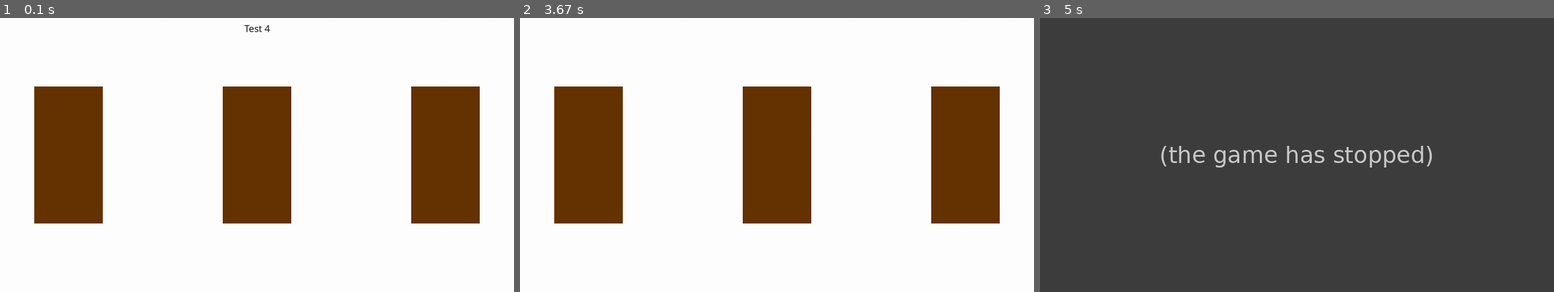
Above: before the commit, frames 1-3 (left to right).
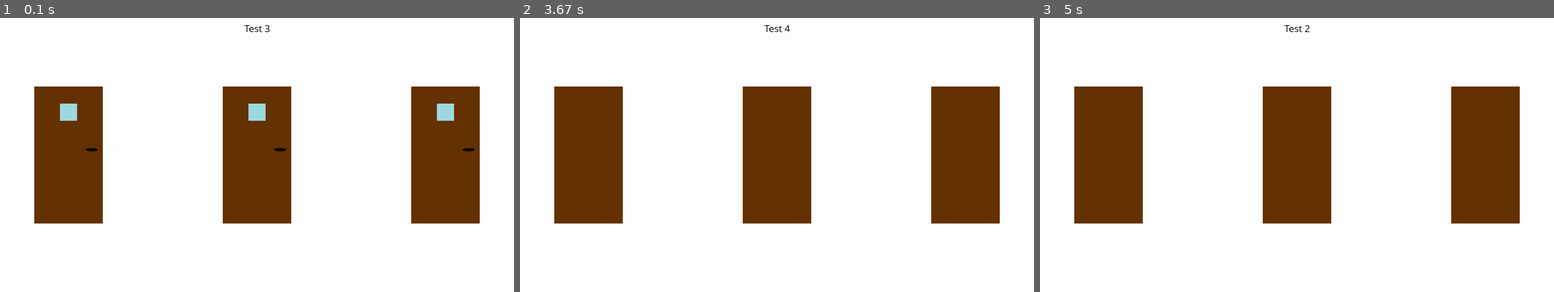
Above: after the commit, the same moments.

Repository: Maxx0758/Coding_everyday
Game: pygame game, started from The_Doors - Max.py
Two runs of this game, one before a commit and one after it. Both use one fixed random seed, a clock stepped at 60 frames per second and the inputs below.
Inputs (mouse positions are in pixels of both pictures, inside the frame that each line leads up to):
- Up to frame 1 (0.1 s): no input
- Up to frame 2 (3.67 s): click (936, 149) at 3.45 s
- Up to frame 3 (5 s): click (1127, 182) at 3.92 s; move the mouse to (1476, 207) at 4.23 s; click (1476, 207) at 4.52 s; move the mouse to (1317, 144) at 4.93 s

The runs differ from the first frame. In frame 1, 0.7% of the frame differs, in the area x 11-93%, y 2-49%; in frame 2, less than 0.1%; in frame 3, 100%, in the area x 0-100%, y 0-100%.
Before the commit the program exited at 4.6 s; later frames show no game.

Commit message:
Made door window and handle on the first round

Diff:
--- a/The_Doors - Max.py
+++ b/The_Doors - Max.py
@@ -6,14 +6,20 @@
 
 #Sizes of the different things
 (width, height) = (1500, 800)
-doorWidth = 200
-doorHeight = 400
+(doorWidth, doorHeight) = (200, 400)
 door1 = (100, 200)
 door2 = ((width / 2) - (doorWidth / 2), 200)
 door3 = (1200, 200)
+(doorHandleHeight, doorHandleWidth) = (9, 35)
+(doorWindowHeight, doorWindowWidth) = (50, 50)
 running = True
 Round = 1
 brown = (102, 51, 0)
+black = (0, 0, 0)
+windowColor = (158, 219, 224)
+#Questions and answers
+questions = ["Test 1", "Test 2", "Test 3", "Test 4"]
+
 
 window = pygame.display.set_mode((width,height))
 pygame.display.set_caption("The doors")
@@ -23,28 +29,59 @@
     drawRound1()
 def drawRound1():
     window.fill((255, 255, 255))
+    #Door 1
     pygame.draw.rect(window, brown, pygame.Rect((door1[0], door1[1]), (doorWidth, doorHeight)))
+    pygame.draw.ellipse(window, black, pygame.Rect(((door1[0] + doorWidth) - doorHandleWidth - 15, ((door1[1]) + (doorHeight / 2)) - 20), (doorHandleWidth, doorHandleHeight)))
+    pygame.draw.rect(window, windowColor, pygame.Rect((door1[0] + (doorWidth / 2) - (doorWindowWidth / 2), door1[1] + doorWindowHeight), (doorWindowWidth, doorWindowHeight)))
+    #Door 2
     pygame.draw.rect(window, brown, pygame.Rect((door2[0], door2[1]), (doorWidth, doorHeight)))
+    pygame.draw.ellipse(window, black, pygame.Rect(((door2[0] + doorWidth) - doorHandleWidth - 15, ((door2[1]) + (doorHeight / 2)) - 20), (doorHandleWidth, doorHandleHeight)))
+    pygame.draw.rect(window, windowColor, pygame.Rect((door2[0] + (doorWidth / 2) - (doorWindowWidth / 2), door2[1] + doorWindowHeight), (doorWindowWidth, doorWindowHeight)))
+    #Door 3
     pygame.draw.rect(window, brown, pygame.Rect((door3[0], door3[1]), (doorWidth, doorHeight)))
+    pygame.draw.ellipse(window, black, pygame.Rect(((door3[0] + doorWidth) - doorHandleWidth - 15, ((door3[1]) + (doorHeight / 2)) - 20), (doorHandleWidth, doorHandleHeight)))
+    pygame.draw.rect(window, windowColor, pygame.Rect((door3[0] + (doorWidth / 2) - (doorWindowWidth / 2), door3[1] + doorWindowHeight), (doorWindowWidth, doorWindowHeight)))
+    #Question
     drawHeadline1()
     pygame.display.update()
 def drawRound2():
     window.fill((255, 255, 255))
+    #Door 1
     pygame.draw.rect(window, brown, pygame.Rect((door1[0], door1[1]), (doorWidth, doorHeight)))
+    #Door 2
     pygame.draw.rect(window, brown, pygame.Rect((door2[0], door2[1]), (doorWidth, doorHeight)))
+    #Door 3
     pygame.draw.rect(window, brown, pygame.Rect((door3[0], door3[1]), (doorWidth, doorHeight)))
+    #Question
+    drawHeadline1()
     pygame.display.update()
 def drawRound3():
     window.fill((255, 255, 255))
+    #Door 1
     pygame.draw.rect(window, brown, pygame.Rect((door1[0], door1[1]), (doorWidth, doorHeight)))
+    #Door 2
     pygame.draw.rect(window, brown, pygame.Rect((door2[0], door2[1]), (doorWidth, doorHeight)))
+    #Door 3
     pygame.draw.rect(window, brown, pygame.Rect((door3[0], door3[1]), (doorWidth, doorHeight)))
+    #Question
+    drawHeadline1()
+    pygame.display.update()
+def drawRound4():
+    window.fill((255, 255, 255))
+    #Door 1
+    pygame.draw.rect(window, brown, pygame.Rect((door1[0], door1[1]), (doorWidth, doorHeight)))
+    #Door 2
+    pygame.draw.rect(window, brown, pygame.Rect((door2[0], door2[1]), (doorWidth, doorHeight)))
+    #Door 3
+    pygame.draw.rect(window, brown, pygame.Rect((door3[0], door3[1]), (doorWidth, doorHeight)))
+    #Question
+    drawHeadline1()
     pygame.display.update()
 def drawHeadline1():
-    headlines = ["Test 1", "Test 2", "Test 3", "Test 4"]
-    i = randint(0, len(headlines))
-    headline1 = headlineFont.render(headlines[i], True, (0, 0, 0))
-    window.blit(headline1, ((width / 2) - headline1.get_width() // 2, 30 - headline1.get_height() // 2))
+    i = randint(0, len(questions) - 1)
+    question = headlineFont.render(questions[i], True, black)
+    questions.pop(i)
+    window.blit(question, ((width / 2) - question.get_width() // 2, 30 - question.get_height() // 2))
 startup()
 
 while(running):
@@ -65,6 +102,8 @@
                         Round = 3
                         drawRound3()
                     elif Round == 3:
+                        drawRound4()
+                    elif Round == 4:
                         running = False
                 elif 650 <= mousePos[0] <= 850 and 200 <= mousePos[1] <= 600:
                     if Round == 1:
@@ -74,6 +113,8 @@
                         Round = 3
                         drawRound3()
                     elif Round == 3:
+                        drawRound4()
+                    elif Round == 4:
                         running = False
                 elif 1200 <= mousePos[0] <= 1400 and 200 <= mousePos[1] <= 600:
                     if Round == 1:
@@ -83,6 +124,8 @@
                         Round = 3
                         drawRound3()
                     elif Round == 3:
+                        drawRound4()
+                    elif Round == 4:
                         running = False
             break
     except Exception as e:
